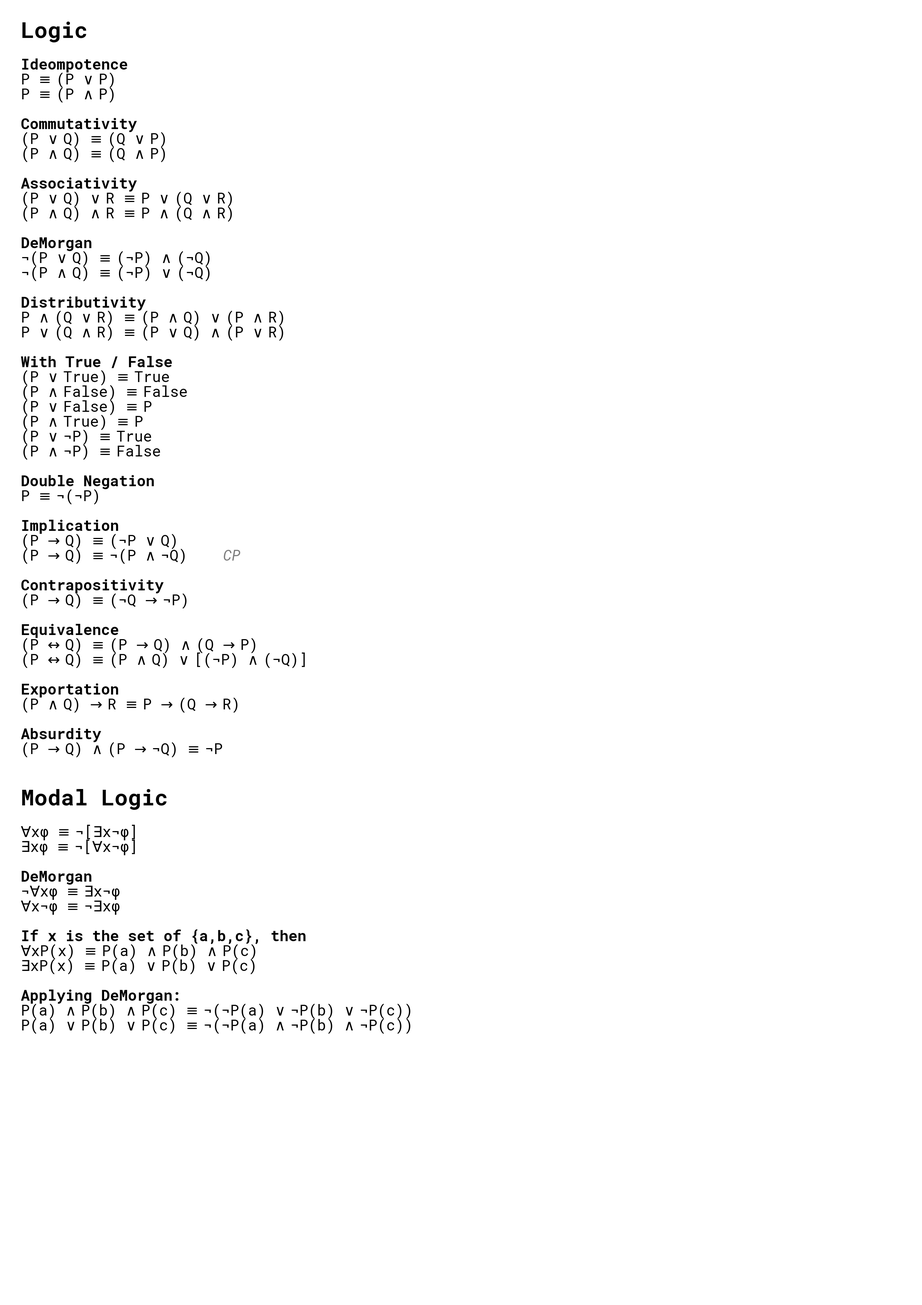
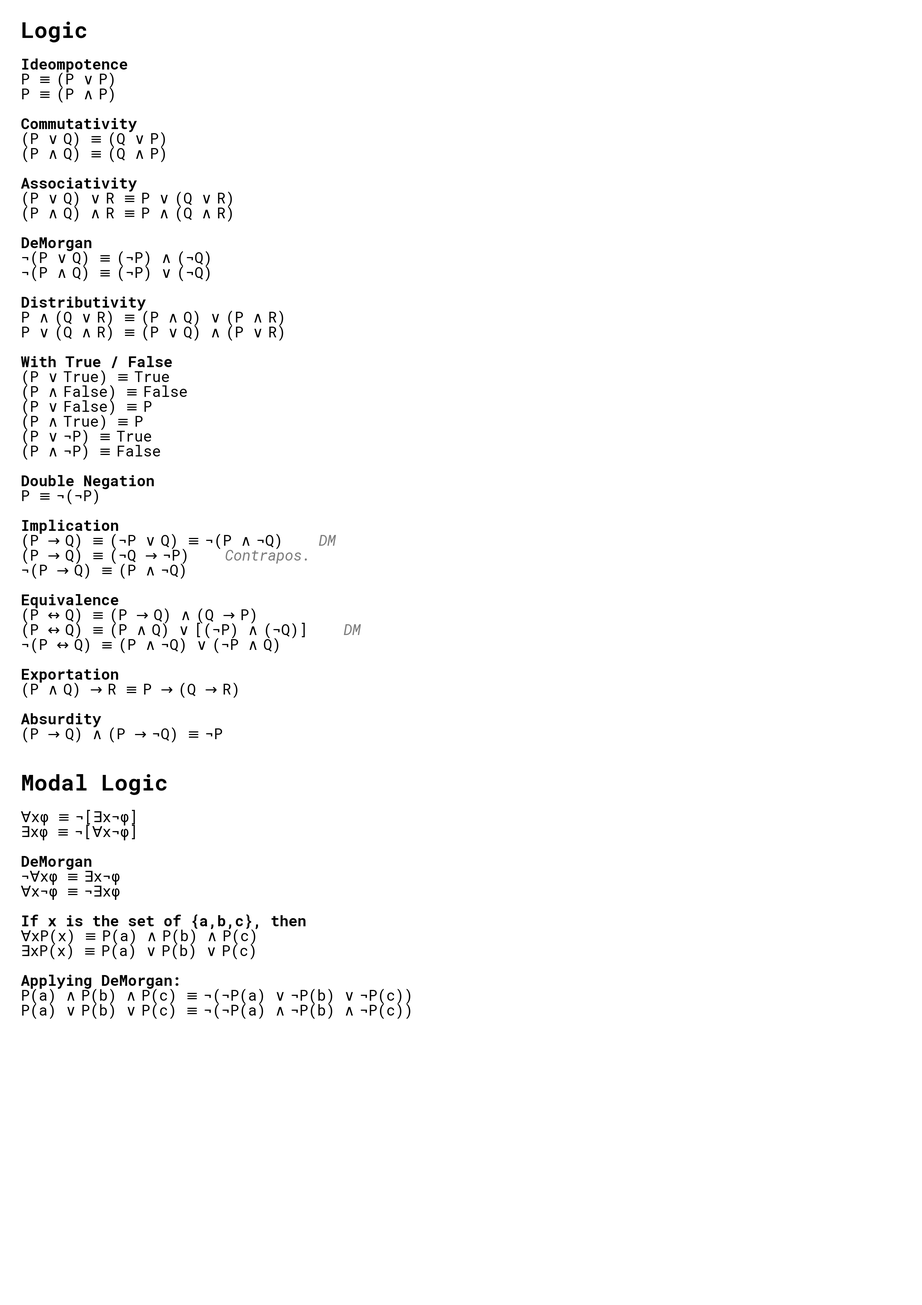
Layered file, before and after one edit (922 × 1305). Changes by layer:
painted on "Logic ..." over [20, 533, 411, 1034]
